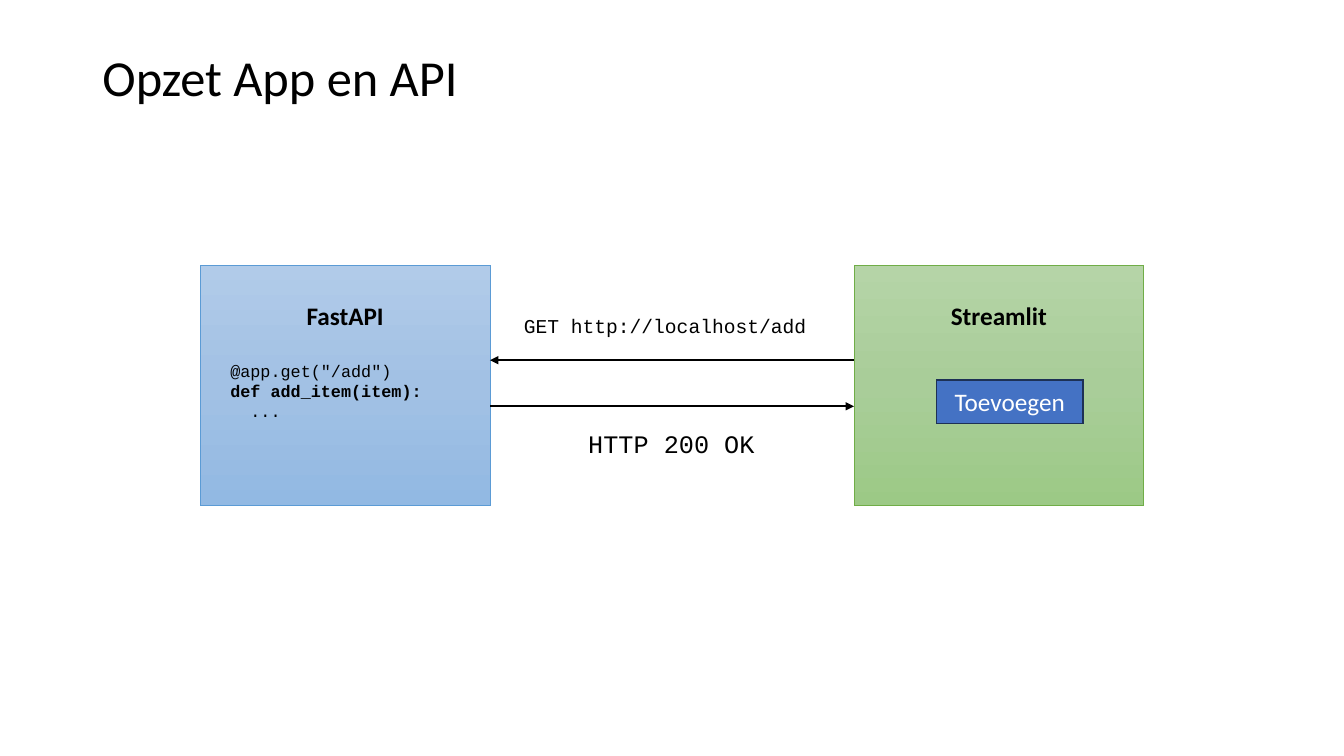
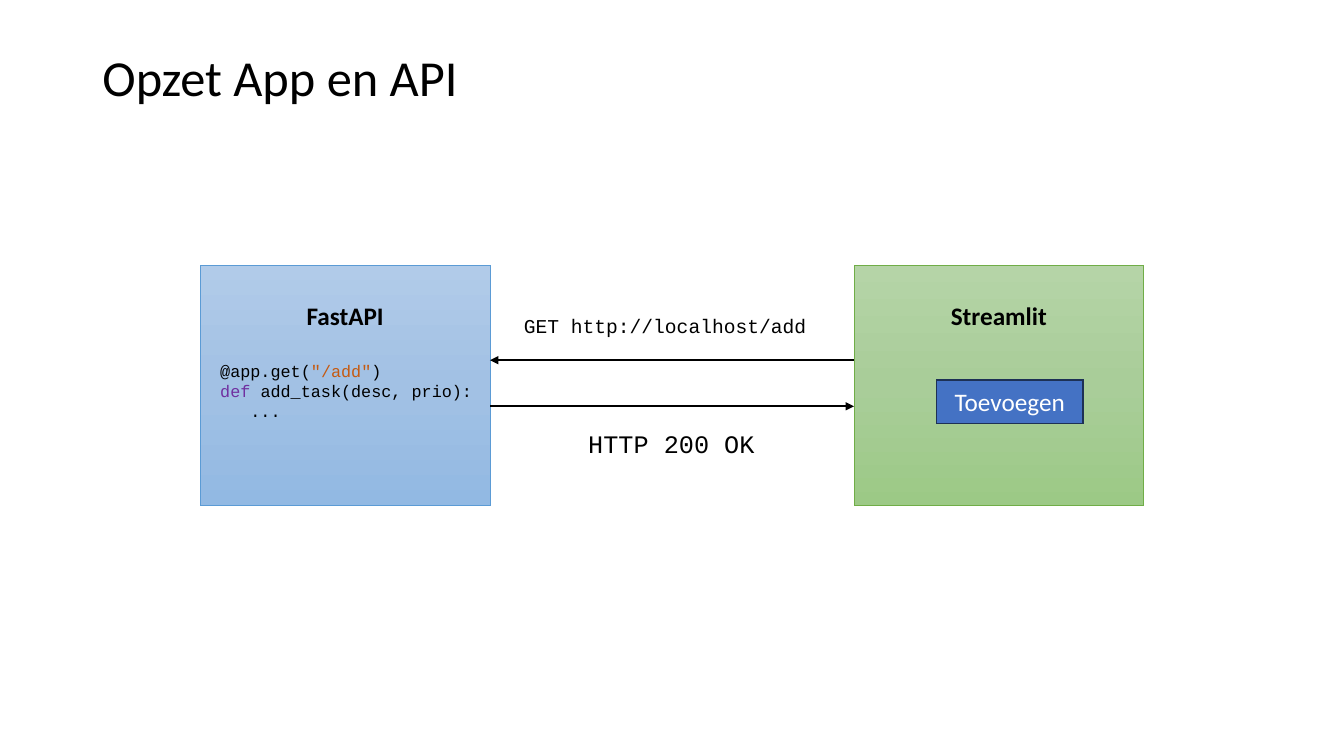
Before and after one commit to LFKoning/knowledge-sharing, a slide deck: slide 4 of python_course_4p/4_api_app/4_api_app.pptx. Drawn at 1344x756 pixels with LibreOffice and Linux fonts; fonts in the diff are those of the drawing. Boxes give left, top, right and bottom in pixels: in the first picture for what was removed or moved away, otherwise in the second. Text is boxed around its words. In the diff, an @@ line names an element or a change of style, - is before the commit and + after.

```diff
--- a/python_course_4p/4_api_app/4_api_app.pptx
+++ b/python_course_4p/4_api_app/4_api_app.pptx
@@ text in rectangle at [220,385,472,401]: text changed; bold off @@
-def add_item(item):
+def add_task(desc, prio):
@@ text in rectangle at [220,365,381,381]: text colour #000000 to #C55A11 in "@app.get("/add")" @@
```
Also in this commit, not shown: 10 other slides changed, 7 slides added, 1 slide removed, 11 other files.
